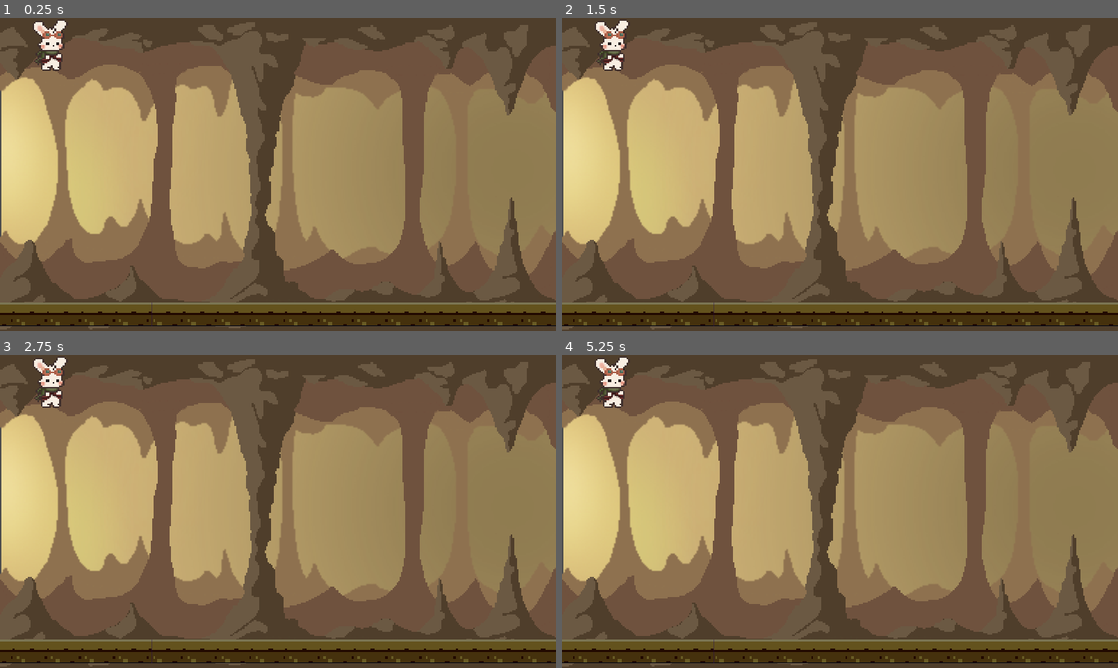
Above: before the commit, frames 1-4 (two rows, left to right).
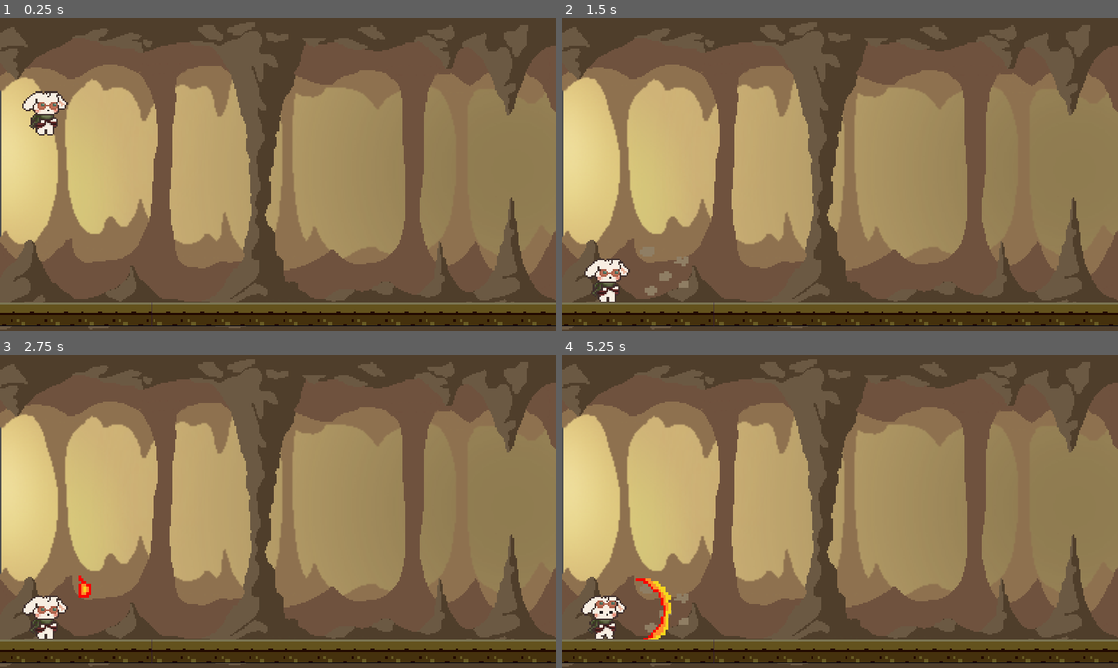
Above: after the commit, the same moments.

Repository: maryandrearv/the-elemental-path
Game: Godot game, scene res://Tutorial.tscn
Two runs of this game, one before a commit and one after it. Both use one fixed random seed, a clock stepped at 60 frames per second and the inputs below. This scene is started directly instead of the project's main scene.
Inputs:
- Up to frame 1 (0.25 s): no input
- Up to frame 2 (1.5 s): tap Enter (ui_accept) at 0.5, 0.77 s; hold Q (air) 0.53-1.28 s; tap E (earth) at 1.35 s
- Up to frame 3 (2.75 s): tap Enter (ui_accept) at 1.52 s; tap R (fire) at 2.1 s
- Up to frame 4 (5.25 s): tap W (water) at 2.85 s; tap Enter (ui_accept) at 3.02, 3.77, 4.52 s; hold Q (air) 3.53-4.28 s; tap E (earth) at 4.35 s; tap R (fire) at 5.1 s

The runs differ from the first frame. In frame 1, 1.3% of the frame differs, in the area x 4-13%, y 0-38%; in frame 2, 1.3%; in frame 3, 1.3%; in frame 4, 1.7%, in the area x 3-23%, y 0-91%.
Error after the commit: Invalid access to property or key 'game_running' on a base object of type 'Node2D'. (res://echo.gd:91)

Commit message:
fixed global music repeating

Diff:
--- a/runner/Tutorial.tscn
+++ b/runner/Tutorial.tscn
@@ -1,14 +1,11 @@
-[gd_scene load_steps=7 format=3 uid="uid://coalcw42gp1vj"]
+[gd_scene load_steps=5 format=3 uid="uid://coalcw42gp1vj"]
 
 [ext_resource type="PackedScene" uid="uid://dxl3r78agmayq" path="res://scenes/background_music.tscn" id="1_im0xc"]
-[ext_resource type="Script" path="res://scenes/tutorial_scenes/tutorial.gd" id="1_yu8k2"]
 [ext_resource type="PackedScene" uid="uid://dho4c5ai7sf5c" path="res://scenes/background.tscn" id="2_5ohd4"]
 [ext_resource type="PackedScene" uid="uid://b4p11np75v5y1" path="res://scenes/ground.tscn" id="3_xkg1a"]
 [ext_resource type="PackedScene" uid="uid://l5lkp5yy3b20" path="res://scenes/Echo.tscn" id="4_br4bs"]
-[ext_resource type="Script" path="res://scenes/tutorial_scenes/tutorialecho.gd" id="5_i1o60"]
 
 [node name="Tutorial" type="Node2D"]
-script = ExtResource("1_yu8k2")
 
 [node name="BackgroundMusic" parent="." instance=ExtResource("1_im0xc")]
 
@@ -16,6 +13,5 @@
 
 [node name="TutorialEcho" parent="." instance=ExtResource("4_br4bs")]
 position = Vector2(130, 16)
-script = ExtResource("5_i1o60")
 
 [node name="StaticBody2D" parent="." instance=ExtResource("3_xkg1a")]
--- a/runner/main.gd
+++ b/runner/main.gd
@@ -2,6 +2,7 @@
 @onready var fire_animation: AnimatedSprite2D = $Fire
 @onready var vine_area: StaticBody2D = $Vine
 
+@onready var bg_music = $"/root/BackgroundMusic"
 @onready var game_over_sound = $GameOverSound
 
 # preload obstacle scenes
@@ -57,6 +58,7 @@
 	$GameOver.get_node("Button").pressed.connect(new_game)
 	new_game()
 func new_game():
+
 
 	#Start Game in paused state and allows user to press space to start
 	get_tree().paused = false
--- a/runner/scenes/background_music.tscn
+++ b/runner/scenes/background_music.tscn
@@ -4,5 +4,5 @@
 
 [node name="BackgroundMusic" type="AudioStreamPlayer"]
 stream = ExtResource("1_n42c6")
-volume_db = -20.0
+volume_db = -18.594
 autoplay = true
--- /dev/null
+++ b/runner/scenes/instructions.gd
@@ -0,0 +1,15 @@
+extends Control
+
+
+# Called when the node enters the scene tree for the first time.
+func _ready() -> void:
+	pass # Replace with function body.
+
+
+# Called every frame. 'delta' is the elapsed time since the previous frame.
+func _process(delta: float) -> void:
+	pass
+
+
+func _on_menu_pressed() -> void:
+	get_tree().change_scene_to_file("res://scenes/menu.tscn")
--- a/runner/scenes/main.tscn
+++ b/runner/scenes/main.tscn
@@ -6,7 +6,6 @@
 [ext_resource type="PackedScene" uid="uid://l5lkp5yy3b20" path="res://scenes/Echo.tscn" id="4_n4rl8"]
 [ext_resource type="PackedScene" uid="uid://bspmx6iy24yee" path="res://scenes/hud.tscn" id="5_0j2pw"]
 [ext_resource type="PackedScene" uid="uid://dt73sqj2tpqkv" path="res://scenes/game_over.tscn" id="6_ku17w"]
-[ext_resource type="PackedScene" uid="uid://ouqavc0xbsmn" path="res://scenes/bgmusic.tscn" id="7_6i6id"]
 [ext_resource type="PackedScene" uid="uid://cydxp5fep4nu3" path="res://scenes/gem_stone_item.tscn" id="8_pf4yw"]
 [ext_resource type="AudioStream" uid="uid://c4u7qw8wlx6uj" path="res://audio/videogame-death-sound-43894.mp3" id="9_rvuo5"]
 
@@ -42,8 +41,6 @@
 [node name="GameOver" parent="." instance=ExtResource("6_ku17w")]
 process_mode = 2
 
-[node name="bgmusic" parent="." instance=ExtResource("7_6i6id")]
-
 [node name="GemStoneItem" parent="." instance=ExtResource("8_pf4yw")]
 position = Vector2(1000, 500)
 
Not shown: 1 places in runner/scenes/bgmusic.tscn that only renumber resources
Not shown: 1 places in runner/scenes/main.tscn that only renumber resources
Not shown, changed: runner/.DS_Store
Not shown, changed: runner/assets/.DS_Store
